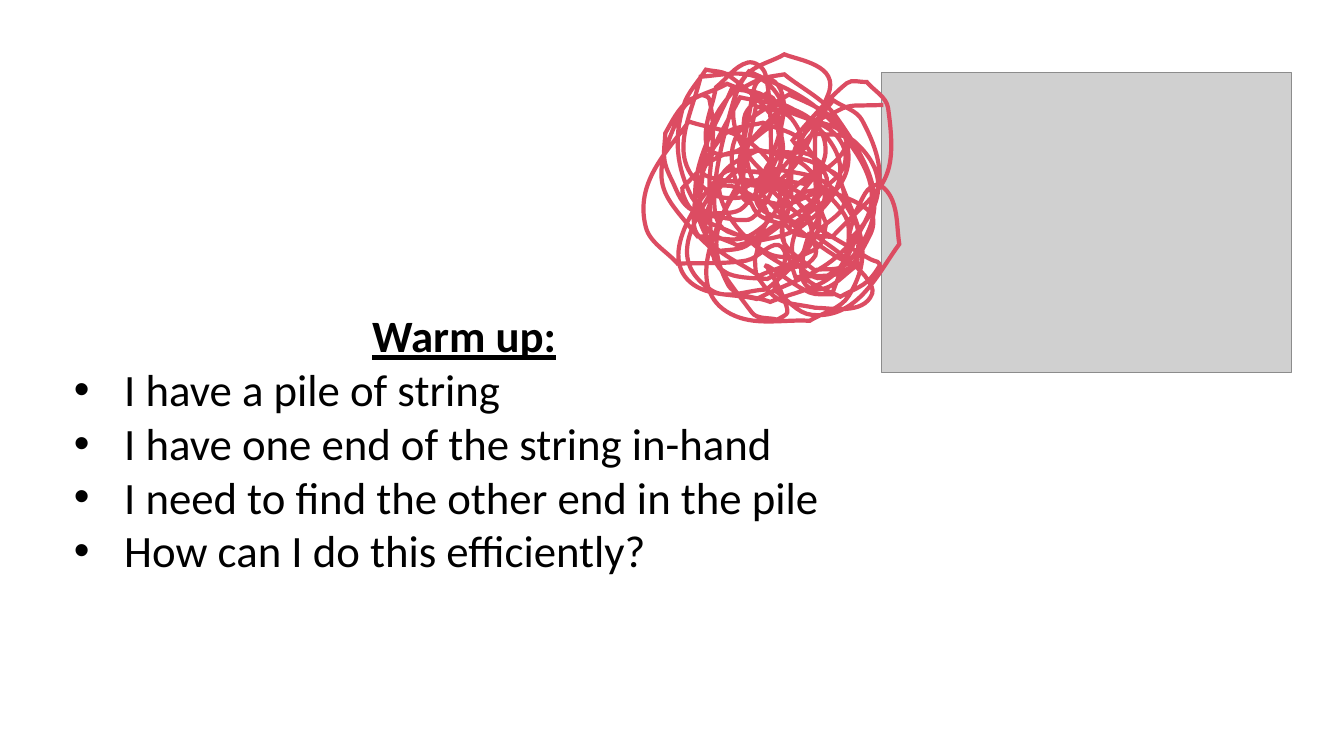
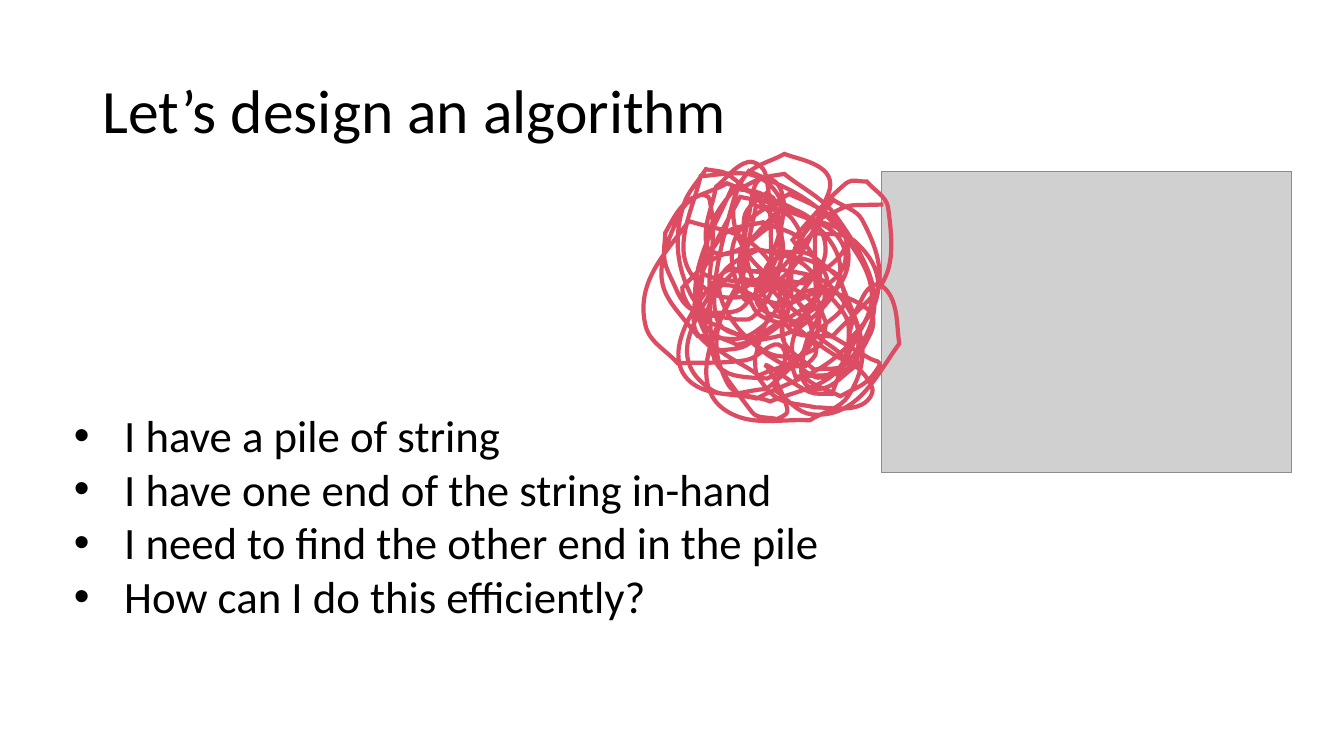
Before and after one commit to natebrunelle/cse332, a slide deck: slide 11 of markdown/files/slides/lecture2_analysis1.pptx (slide 9 before the commit). Drawn at 1344x756 pixels with LibreOffice and Linux fonts; fonts in the diff are those of the drawing; grey boxes stand for pictures. Boxes give left, top, right and bottom in pixels: in the first picture for what was removed or moved away, otherwise in the second. Text is boxed around its words. In the diff, an @@ line names an element or a change of style, - is before the commit and + after.

```diff
--- a/markdown/files/slides/lecture2_analysis1.pptx
+++ b/markdown/files/slides/lecture2_analysis1.pptx
@@ title added at (x1=102, y1=90, x2=725, y2=144), 44 pt, text #000000 @@
+Let’s design an algorithm
@@ freeform shape moved from (x1=643, y1=54, x2=899, y2=322) to (x1=643, y1=154, x2=899, y2=421) @@
@@ picture moved from (x1=881, y1=73, x2=1292, y2=373) to (x1=881, y1=171, x2=1292, y2=472) @@
@@ text at (x1=372, y1=323, x2=556, y2=360): paragraph removed @@
-Warm up:
@@ text "I have a pile of ..." moved from (x1=124, y1=323, x2=818, y2=575) to (x1=124, y1=421, x2=818, y2=621) @@
```
Also in this commit, not shown: 12 other slides changed, 7 slides added, 3 slides removed, 2 other files.
